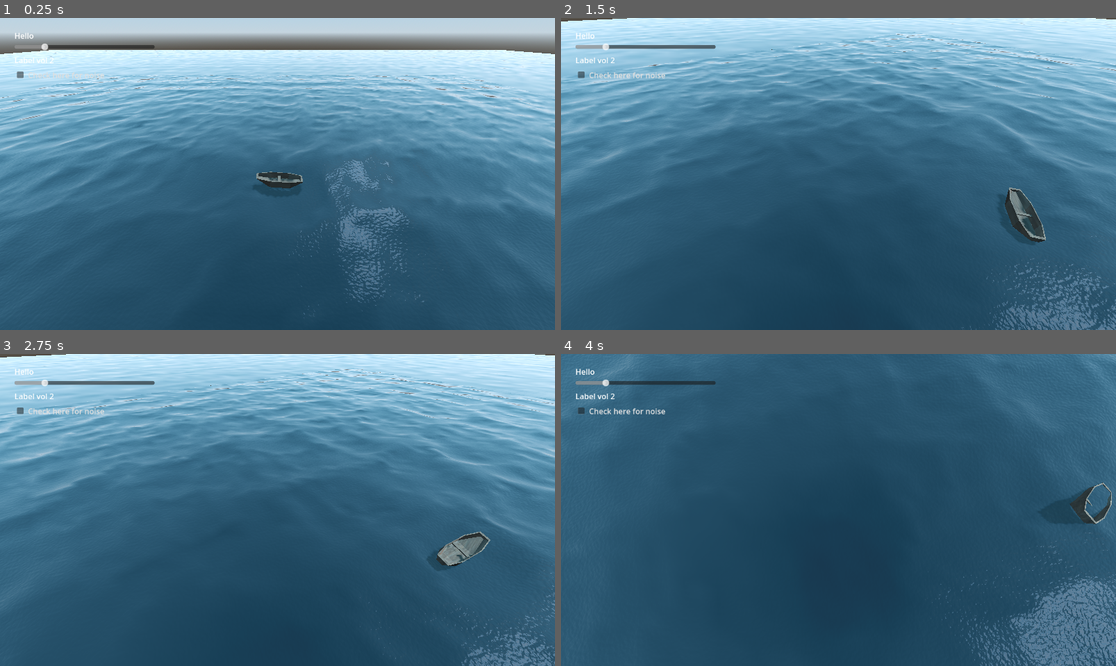
Above: before the commit, frames 1-4 (two rows, left to right).
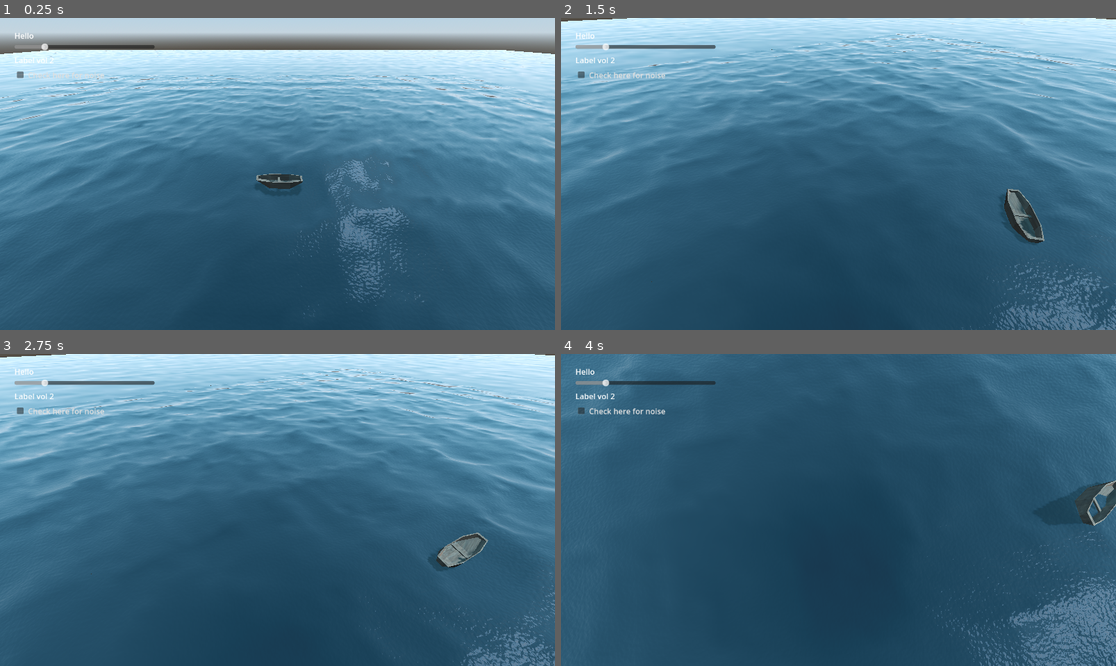
Above: after the commit, the same moments.

Repository: D0V4HKIIN/cs-341-computer-graphics-project
Game: Godot game, scene res://Main.tscn
Same seed, same stepped clock (60 frames per second), same inputs: the game is played once before the commit and once after it.
Inputs (mouse positions are in pixels of both pictures, inside the frame that each line leads up to):
- Up to frame 1 (0.25 s): no input
- Up to frame 2 (1.5 s): move the mouse to (960, 158) at 0.52 s; press the mouse at (960, 158) at 0.53 s; hold Right (boat_right) 0.53-1.28 s; move the mouse to (727, 189) at 1.27 s; release the mouse at (727, 189) at 1.28 s; hold Down (boat_back) from 1.28 s (still down); click (727, 189) at 1.35 s
- Up to frame 3 (2.75 s): move the mouse to (333, 441) at 2.02 s; release Down (boat_back) at 2.03 s; press the mouse at (333, 441) at 2.03 s; hold Right (boat_right) from 2.03 s (still down)
- Up to frame 4 (4 s): move the mouse to (810, 572) at 2.77 s; release Right (boat_right) at 2.78 s; release the mouse at (810, 572) at 2.78 s; hold Up (boat_forward) 2.78-3.53 s; click (810, 572) at 2.85 s; move the mouse to (1005, 556) at 3.52 s; press the mouse at (1005, 556) at 3.53 s; hold Left (boat_left) from 3.53 s (still down)

The runs differ from the first frame. In frame 1, 0.1% of the frame differs, in the area x 46-55%, y 49-57%; in frame 2, 0.5%; in frame 3, 0.8%; in frame 4, 3.0%, in the area x 2-100%, y 0-100%.

Commit message:
weird sampling bug?

Diff:
--- a/seas-341_captain_hooks_black_pearl/Boat.gd
+++ b/seas-341_captain_hooks_black_pearl/Boat.gd
@@ -1,7 +1,7 @@
 extends RigidBody3D
 
-@export var float_force := 35
-@export var water_drag := 0.3
+@export var float_force := 55
+@export var water_drag := 0.05
 @export var water_angular_drag := 0.05
 
 @export var SPEED = 0.1
@@ -40,8 +40,15 @@
 	if scale_param != null:
 		height_scale = scale_param;
 
+func positive_modulo(a, mod):
+	return ((a % mod) + mod) % mod;
+
+func texture(noise, position):
+	return noise.get_pixel(positive_modulo(int(position.x / 10.0 * noise.get_width()), noise.get_width()),
+							positive_modulo(int(position.y / 10.0 * noise.get_height()), noise.get_height()))
+
 func wave(position):
-	position += Vector2.ONE * (noise.get_pixel(position.x / 10.0, position.y / 10.0).r * 2.0 - 1.0);
+	position += Vector2.ONE * (texture(noise, position).r * 2.0 - 1.0);
 	var wv = Vector2.ONE - Vector2(abs(sin(position.x)), abs(sin(position.y)));
 	return pow(1.0 - pow(wv.x * wv.y, 0.65), 4.0);
 
@@ -81,7 +88,7 @@
 		var depth = get_water_height(Vector2(floater.global_position.x, floater.global_position.z) + boat_position_in_water) - floater.global_position.y
 		if depth > 0:
 			submerged = true
-			apply_force(Vector3.UP * float_force * gravity * depth, floater.global_position - global_position)
+			apply_force(Vector3.UP * float_force * gravity * sqrt(depth), floater.global_position - global_position)
 
 func _integrate_forces(state: PhysicsDirectBodyState3D):
 	if submerged:
--- a/seas-341_captain_hooks_black_pearl/Boat.tscn
+++ b/seas-341_captain_hooks_black_pearl/Boat.tscn
@@ -19,28 +19,28 @@
 [node name="floaters" type="Node3D" parent="."]
 
 [node name="floater" type="Marker3D" parent="floaters"]
-transform = Transform3D(1, 0, 0, 0, 1, 0, 0, 0, 1, 1.6, -0.5, 2)
+transform = Transform3D(1, 0, 0, 0, 1, 0, 0, 0, 1, 1.6, -0.5, 0.85)
 
 [node name="floater2" type="Marker3D" parent="floaters"]
-transform = Transform3D(1, 0, 0, 0, 1, 0, 0, 0, 1, 1.6, -0.5, -2)
+transform = Transform3D(1, 0, 0, 0, 1, 0, 0, 0, 1, 1.6, -0.5, -0.85)
 
 [node name="floater3" type="Marker3D" parent="floaters"]
-transform = Transform3D(1, 0, 0, 0, 1, 0, 0, 0, 1, -1.6, -0.5, -2)
+transform = Transform3D(1, 0, 0, 0, 1, 0, 0, 0, 1, -1.6, -0.5, -0.85)
 
 [node name="floater4" type="Marker3D" parent="floaters"]
-transform = Transform3D(1, 0, 0, 0, 1, 0, 0, 0, 1, -1.6, -0.5, 2)
+transform = Transform3D(1, 0, 0, 0, 1, 0, 0, 0, 1, -1.6, -0.5, 0.85)
 
 [node name="floater5" type="Marker3D" parent="floaters"]
-transform = Transform3D(1, 0, 0, 0, 1, 0, 0, 0, 1, 0, -0.5, 2)
+transform = Transform3D(1, 0, 0, 0, 1, 0, 0, 0, 1, 0, -0.5, 0.85)
 
 [node name="floater6" type="Marker3D" parent="floaters"]
-transform = Transform3D(1, 0, 0, 0, 1, 0, 0, 0, 1, 0, -0.5, -2)
+transform = Transform3D(1, 0, 0, 0, 1, 0, 0, 0, 1, 0, -0.5, -0.85)
 
 [node name="floater7" type="Marker3D" parent="floaters"]
-transform = Transform3D(1, 0, 0, 0, 1, 0, 0, 0, 1, 3, -0.5, 0)
+transform = Transform3D(1, 0, 0, 0, 1, 0, 0, 0, 1, 3, 0, 0)
 
 [node name="floater8" type="Marker3D" parent="floaters"]
-transform = Transform3D(1, 0, 0, 0, 1, 0, 0, 0, 1, -3, -0.5, -1)
+transform = Transform3D(1, 0, 0, 0, 1, 0, 0, 0, 1, -3, 0, 0)
 
 [node name="Camera3D" type="Camera3D" parent="."]
 transform = Transform3D(-4.37114e-08, -0.173648, 0.984808, 0, 0.984808, 0.173648, -1, 7.5904e-09, -4.30473e-08, 3.82971, 1.65738, 0)
--- a/seas-341_captain_hooks_black_pearl/Main.tscn
+++ b/seas-341_captain_hooks_black_pearl/Main.tscn
@@ -31,6 +31,8 @@
 [node name="Camera3D" type="Camera3D" parent="."]
 transform = Transform3D(1, 0, 0, 0, 0.820681, 0.571387, 0, -0.571387, 0.820681, 0, 17.3083, 21.6586)
 script = ExtResource("1_far80")
+SHIFT_MULTIPLIER = 4.0
+SPEED = 4
 
 [node name="Boat" parent="." instance=ExtResource("3_jaqp4")]
 transform = Transform3D(1, 0, 0, 0, 1, 0, 0, 0, 1, 0.230931, 1.33139, 0.0293784)
--- a/seas-341_captain_hooks_black_pearl/project.godot
+++ b/seas-341_captain_hooks_black_pearl/project.godot
@@ -61,21 +61,25 @@
 boat_forward={
 "deadzone": 0.5,
 "events": [Object(InputEventKey,"resource_local_to_scene":false,"resource_name":"","device":-1,"window_id":0,"alt_press …(182 unchanged characters)…
+, Object(InputEventKey,"resource_local_to_scene":false,"resource_name":"","device":-1,"window_id":0,"alt_pressed":false,"shift_pressed":false,"ctrl_pressed":false,"meta_pressed":false,"pressed":false,"keycode":0,"physical_keycode":79,"key_label":0,"unicode":111,"echo":false,"script":null)
 ]
 }
 boat_back={
 "deadzone": 0.5,
 "events": [Object(InputEventKey,"resource_local_to_scene":false,"resource_name":"","device":-1,"window_id":0,"alt_press …(182 unchanged characters)…
+, Object(InputEventKey,"resource_local_to_scene":false,"resource_name":"","device":-1,"window_id":0,"alt_pressed":false,"shift_pressed":false,"ctrl_pressed":false,"meta_pressed":false,"pressed":false,"keycode":0,"physical_keycode":76,"key_label":0,"unicode":108,"echo":false,"script":null)
 ]
 }
 boat_right={
 "deadzone": 0.5,
 "events": [Object(InputEventKey,"resource_local_to_scene":false,"resource_name":"","device":-1,"window_id":0,"alt_press …(182 unchanged characters)…
+, Object(InputEventKey,"resource_local_to_scene":false,"resource_name":"","device":-1,"window_id":0,"alt_pressed":false,"shift_pressed":false,"ctrl_pressed":false,"meta_pressed":false,"pressed":false,"keycode":0,"physical_keycode":59,"key_label":0,"unicode":59,"echo":false,"script":null)
 ]
 }
 boat_left={
 "deadzone": 0.5,
 "events": [Object(InputEventKey,"resource_local_to_scene":false,"resource_name":"","device":-1,"window_id":0,"alt_press …(182 unchanged characters)…
+, Object(InputEventKey,"resource_local_to_scene":false,"resource_name":"","device":-1,"window_id":0,"alt_pressed":false,"shift_pressed":false,"ctrl_pressed":false,"meta_pressed":false,"pressed":false,"keycode":0,"physical_keycode":75,"key_label":0,"unicode":107,"echo":false,"script":null)
 ]
 }
 
